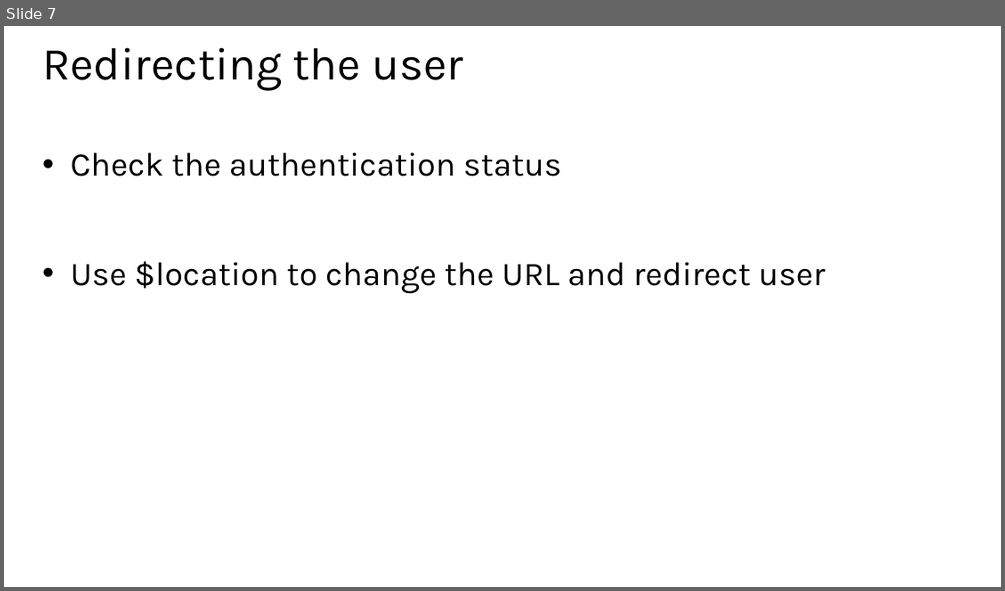
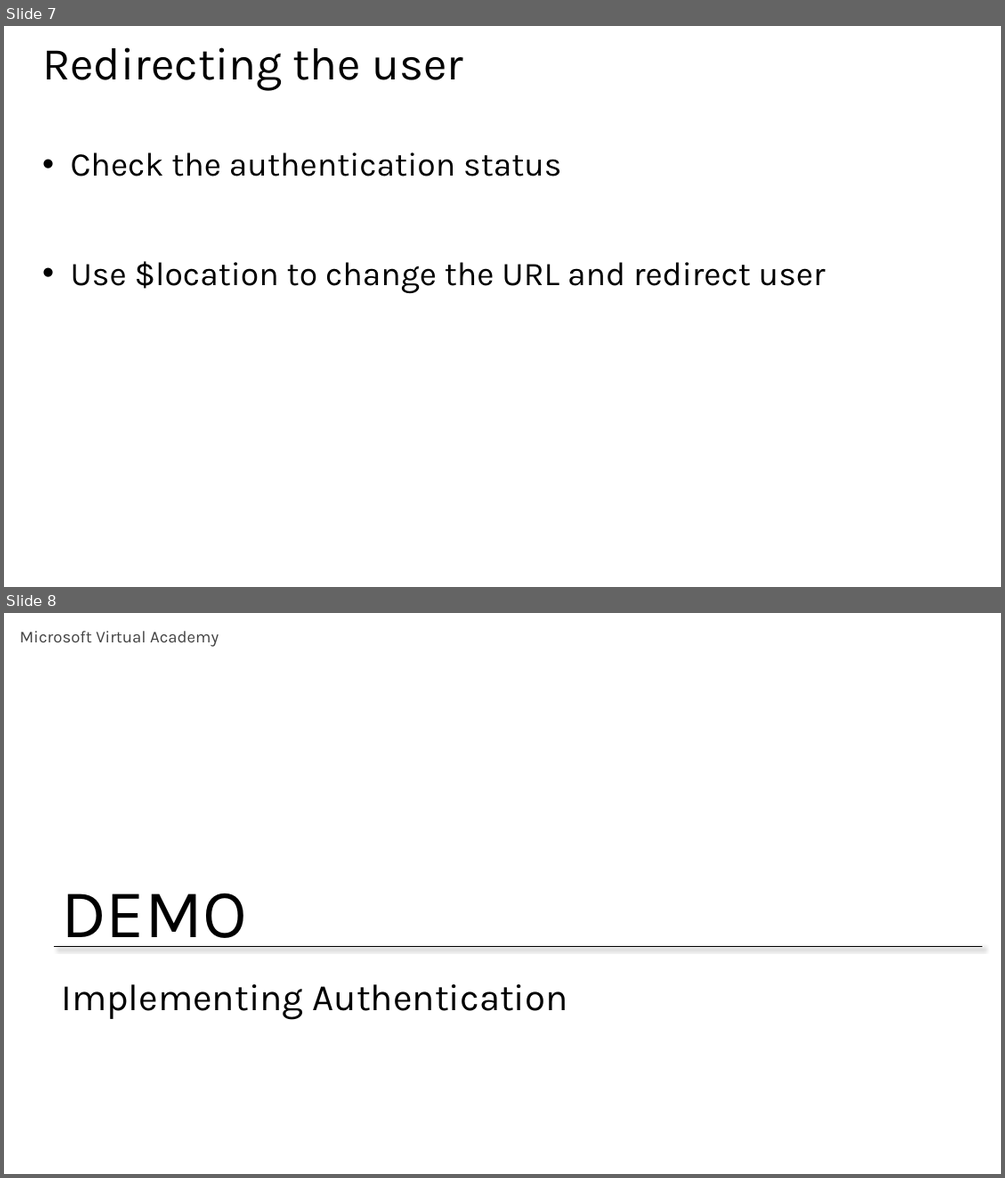
Before and after one commit to hwz/chirp, a slide deck: slides/module5.pptx. Shown one above the other, each under a label of ours: slide 7 before the commit, slides 7 and 8 after it. The pictures are 1005x591 and 1005x1178 pixels, drawn with LibreOffice and Linux fonts; fonts in the diff are those of the drawing. Boxes give left, top, right and bottom in pixels: in the first picture for what was removed or moved away, otherwise in the second. Text is boxed around its words. In the diff, an @@ line names an element or a change of style, - is before the commit and + after.

```diff
--- a/slides/module5.pptx
+++ b/slides/module5.pptx
@@ slide 8 added at [4, 613, 1001, 1174], background #FFFFFF @@
@@ text added at [20, 631, 218, 647], 16 pt, text #404040 @@
+Microsoft Virtual Academy
@@ text added at [61, 892, 247, 947], 66 pt, text #000000 @@
+DEMO
@@ line added from (54, 947) to (983, 947), #000000 0.75 pt @@
@@ title added at [61, 984, 568, 1020], 36 pt, text #000000 @@
+Implementing Authentication
```
Also in this commit, not shown: 1 slide changed, 1 other slide added, 2 slides removed, 4 other files.
